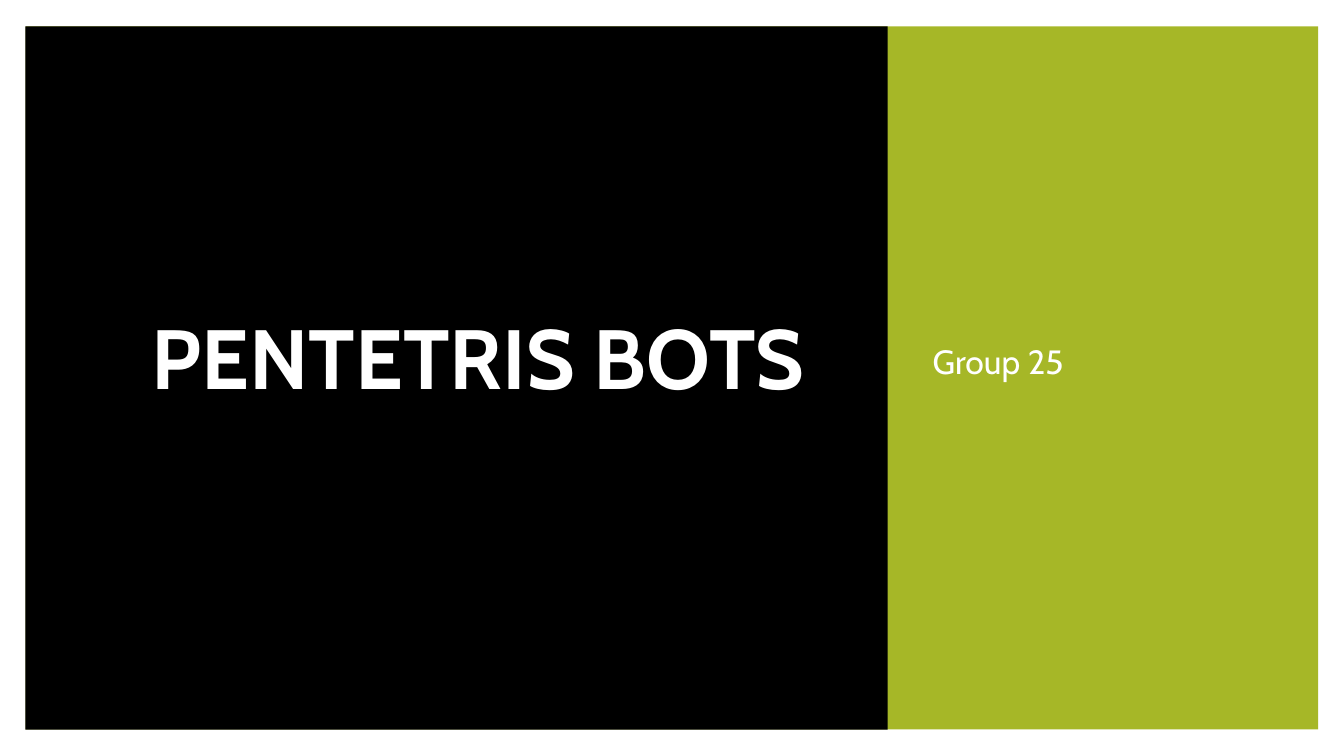
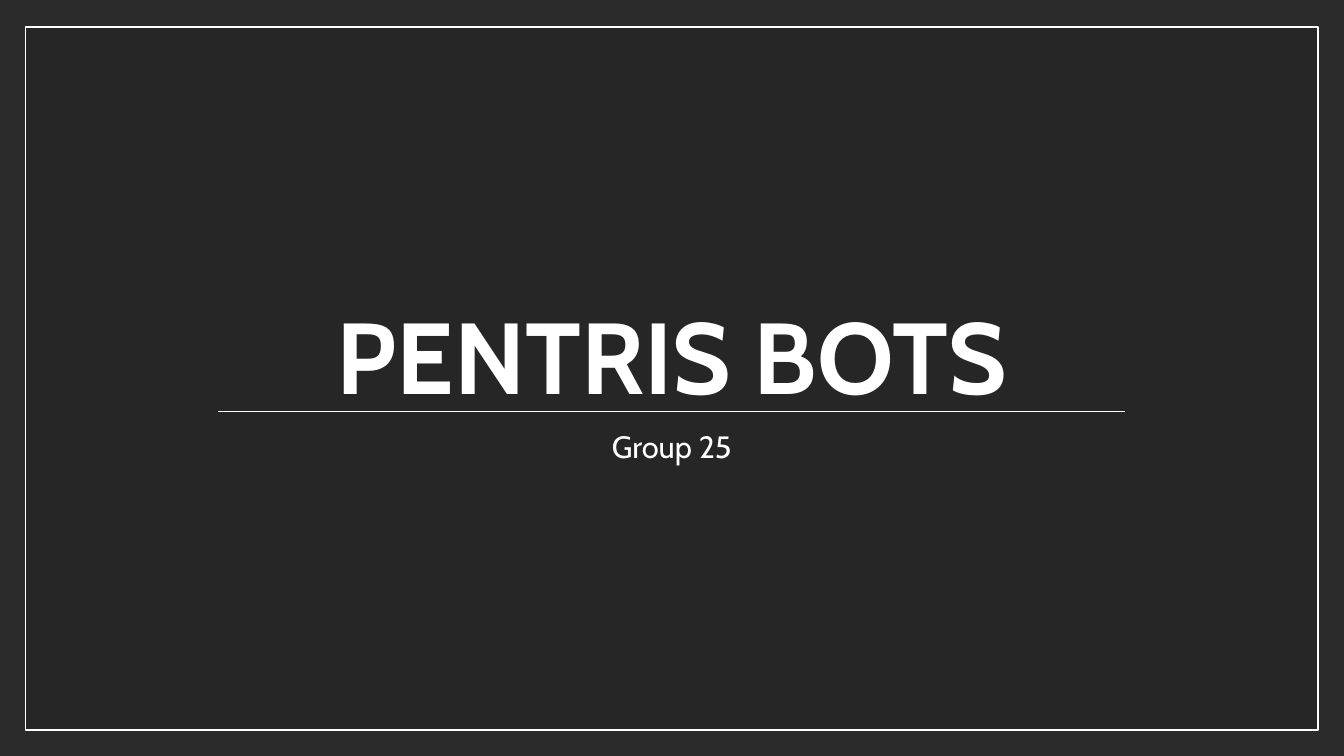
Before and after one commit to Hookz/pentominoes, a slide deck: slide 1 of Pentetris bots.pptx. Drawn at 1344x756 pixels with LibreOffice and Linux fonts; fonts in the diff are those of the drawing; background and template pictures are left out; a plain dark background stands for a picture behind light text. Boxes give left, top, right and bottom in pixels: in the first picture for what was removed or moved away, otherwise in the second. Text is boxed around its words. In the diff, an @@ line names an element or a change of style, - is before the commit and + after.

```diff
--- a/Pentetris bots.pptx
+++ b/Pentetris bots.pptx
@@ background #FFFFFF to picture (left out) @@
@@ rectangle removed at box(0, 0, 1344, 756) @@
@@ rectangle at box(25, 27, 1318, 730): fill #A6B727 to #262626; outline none to #FFFFFF 1 pt @@
@@ rectangle removed at box(25, 26, 887, 729) @@
@@ title "PENTRIS BOTS" at box(337, 322, 1007, 412): vertical alignment middle to bottom @@
@@ title at box(337, 322, 1007, 412): text changed; size 60 to 72 pt @@
-PENTETRIS BOTS
+PENTRIS BOTS
@@ line added from (218, 411) to (1125, 411), #FFFFFF 0.79 pt @@
@@ subtitle "Group 25": place and size @@
-subtitle "Group 25" at box(933, 350, 1064, 382)
+subtitle "Group 25" at box(612, 436, 732, 464)
@@ subtitle "Group 25" at box(612, 436, 732, 464): size 24 to 22 pt; alignment left to centre; vertical alignment middle to top @@
```
Also in this commit, not shown: 6 other slides changed, 2 slides added, 1 slide removed, 1 other file.
